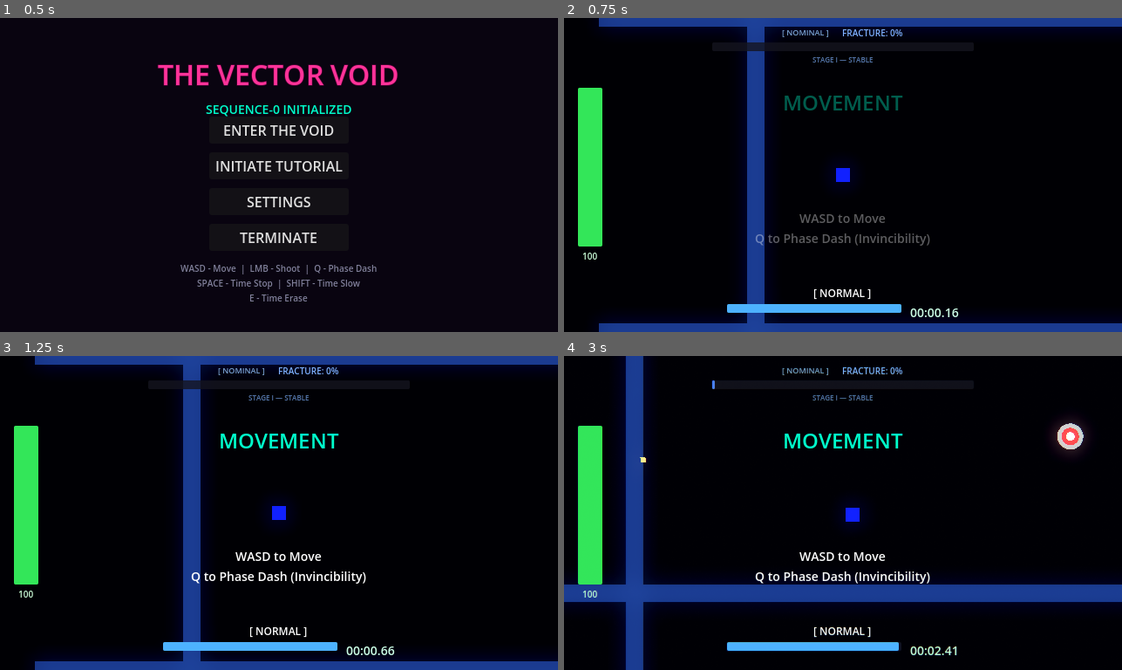
Above: before the commit, frames 1-4 (two rows, left to right).
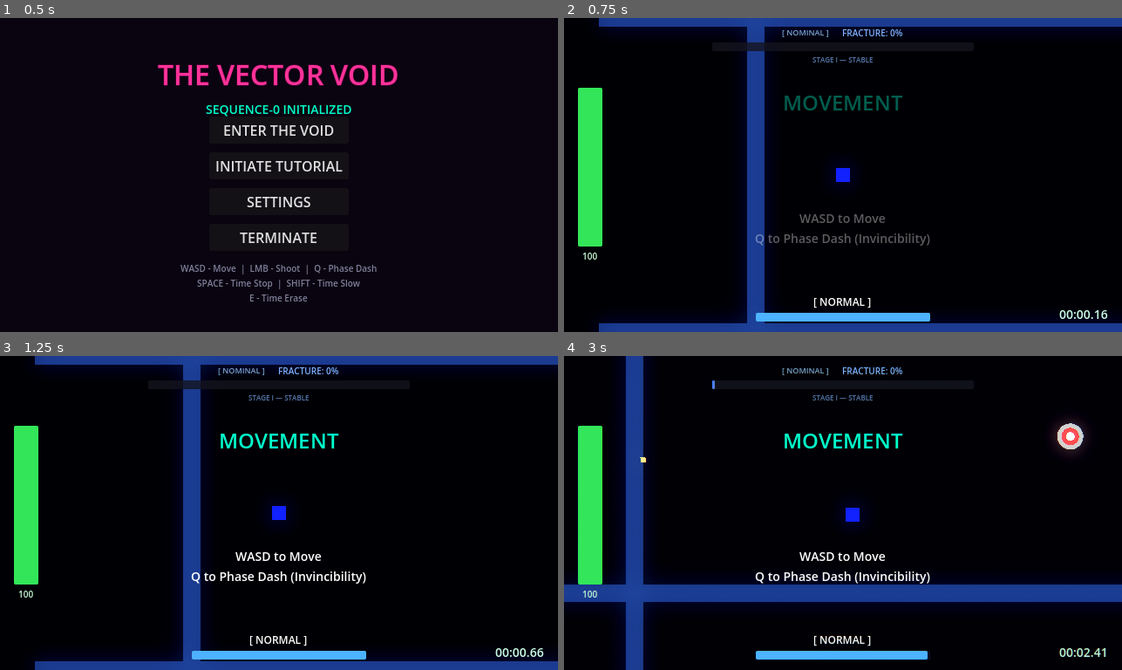
Above: after the commit, the same moments.

Repository: scarf-y/Polychron
Game: Godot game, scene res://scenes/ui/main_menu.tscn
Two runs of this game, one before a commit and one after it. Both use one fixed random seed, a clock stepped at 60 frames per second and the inputs below.
Inputs (mouse positions are in pixels of both pictures, inside the frame that each line leads up to):
- Up to frame 1 (0.5 s): no input
- Up to frame 2 (0.75 s): click "INITIATE TUTORIAL" at 0.5 s
- Up to frame 3 (1.25 s): no input
- Up to frame 4 (3 s): tap Enter at 1.25 s; move the mouse to (965, 497) at 1.27 s; hold D (move_right) 1.28-2.03 s; tap Q (dash) at 1.35 s; move the mouse to (731, 528) at 2.02 s; hold S (move_down) 2.03-2.78 s; click (731, 528) at 2.1 s; move the mouse to (898, 443) at 2.77 s; hold D (move_right) from 2.78 s (still down); tap E (time_erase) at 2.85 s

Frame 1 is identical in both runs. In frame 2, 2.2% of the frame differs, in the area x 29-98%, y 86-97%; in frame 3, 2.2%; in frame 4, 2.4%.

Commit message:
fix: tutorial progression logic and HUD timer layout

Diff:
--- a/scripts/hud.gd
+++ b/scripts/hud.gd
@@ -185,8 +185,8 @@
 	bottom_container.grow_horizontal = Control.GROW_DIRECTION_BOTH
 	bottom_container.grow_vertical = Control.GROW_DIRECTION_BEGIN
 	bottom_container.offset_bottom = -12.0
-	bottom_container.offset_left = -200.0
-	bottom_container.offset_right = 200.0
+	bottom_container.offset_left = -100.0
+	bottom_container.offset_right = 100.0
 	bottom_container.alignment = BoxContainer.ALIGNMENT_CENTER
 	add_child(bottom_container)
 
@@ -196,16 +196,11 @@
 	state_label.horizontal_alignment = HORIZONTAL_ALIGNMENT_CENTER
 	bottom_container.add_child(state_label)
 
-	var chrono_hbox := HBoxContainer.new()
-	chrono_hbox.alignment = BoxContainer.ALIGNMENT_CENTER
-	chrono_hbox.add_theme_constant_override("separation", 10)
-	bottom_container.add_child(chrono_hbox)
-
 	gauge_bar = ProgressBar.new()
 	gauge_bar.max_value = 100.0
 	gauge_bar.value = 100.0
 	gauge_bar.show_percentage = false
-	gauge_bar.custom_minimum_size = Vector2(200, 10) # Synchronized size
+	gauge_bar.custom_minimum_size = Vector2(200, 10) # 200px as requested
 	var gauge_fill := StyleBoxFlat.new()
 	gauge_fill.bg_color = Color(0.3, 0.7, 1.0)
 	gauge_fill.corner_radius_top_left = 2
@@ -220,13 +215,21 @@
 	gauge_bg.corner_radius_bottom_left = 2
 	gauge_bg.corner_radius_bottom_right = 2
 	gauge_bar.add_theme_stylebox_override("background", gauge_bg)
-	chrono_hbox.add_child(gauge_bar)
-
+	bottom_container.add_child(gauge_bar)
+
+	# Timer at bottom right (independent)
 	game_timer_label = Label.new()
 	game_timer_label.text = "00:00.00"
 	game_timer_label.add_theme_font_size_override("font_size", 14)
 	game_timer_label.add_theme_color_override("font_color", Color(0.8, 1.0, 0.9))
-	chrono_hbox.add_child(game_timer_label)
+	game_timer_label.set_anchors_preset(Control.PRESET_BOTTOM_RIGHT)
+	game_timer_label.grow_horizontal = Control.GROW_DIRECTION_BEGIN
+	game_timer_label.offset_left = -100.0
+	game_timer_label.offset_top = -30.0
+	game_timer_label.offset_right = -16.0
+	game_timer_label.offset_bottom = -12.0
+	game_timer_label.horizontal_alignment = HORIZONTAL_ALIGNMENT_RIGHT
+	add_child(game_timer_label)
 
 	# === LOCKDOWN WARNING ===
 	lockdown_warning = Label.new()
--- a/scripts/tutorial_level.gd
+++ b/scripts/tutorial_level.gd
@@ -138,14 +138,14 @@
 	if has_node("Dummy"):
 		$Dummy.is_invincible = not is_lockdown
 
-	if is_lockdown and current_step == 4:
+	if is_lockdown and current_step == 5:
 		# Show extra info about how to clear it
 		info_label.text = "LOCKDOWN ACTIVE!\nAbility use disabled.\nKill the dummy to RE-SYNC and clear Fracture!"
-	elif not is_lockdown and current_step == 4:
-		# If they managed to clear it without killing the dummy (e.g. time passed, though unlikely in tutorial)
+	elif not is_lockdown and current_step == 5:
+		# If they managed to clear it without killing the dummy
 		info_label.text = steps[current_step].info
 
 func _on_dummy_killed() -> void:
-	if current_step == 4 and not _pending_step:
+	if current_step == 5 and not _pending_step:
 		_pending_step = true
 		_next_step_delayed(1.0)
